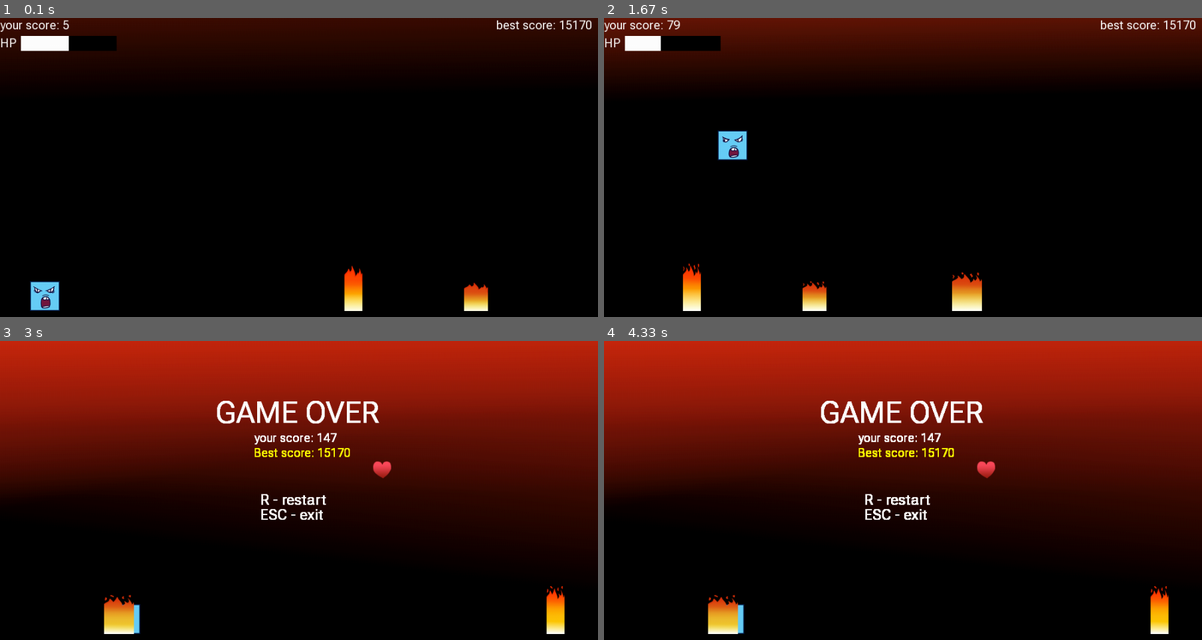
Above: before the commit, frames 1-4 (two rows, left to right).
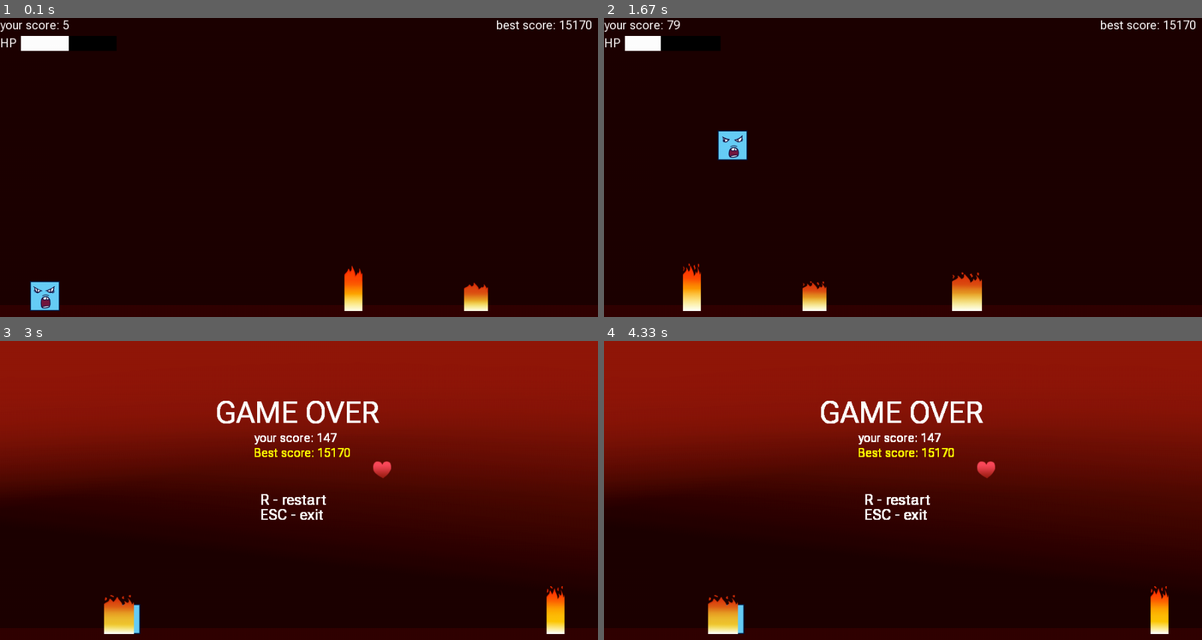
Above: after the commit, the same moments.

Repository: crawlic-stud/untitled-pygame
Game: pygame game, started from game.py
Two runs of this game, one before a commit and one after it. Both use one fixed random seed, a clock stepped at 60 frames per second and the inputs below.
Inputs:
- Up to frame 1 (0.1 s): no input
- Up to frame 2 (1.67 s): tap Esc at 0.33 s; tap Enter at 0.67 s; hold D 1-1.47 s; tap Space at 1.5 s
- Up to frame 3 (3 s): hold D 1.83-2.3 s; tap Space at 1.9, 2.2, 2.4, 2.7 s; hold A 2.33-2.87 s
- Up to frame 4 (4.33 s): no input

The runs differ from the first frame. In frame 1, 77% of the frame differs, in the area x 0-100%, y 0-100%; in frame 2, 84%; in frame 3, 61%; in frame 4, 61%.

Commit message:
new background

Diff:
--- a/game.py
+++ b/game.py
@@ -9,6 +9,7 @@
 pygame.display.set_caption('POOPRUN')
 
 clock = pygame.time.Clock()
+FPS = 60
 
 player_x = 50
 player_y = display_height - 60
@@ -117,22 +118,21 @@
 
 
 def draw_window(lives):
-    global anim_count
-    win.fill((0, 0, 0))
+    global anim_count, FPS
+    win.fill((30, 0, 0))
+    pygame.draw.rect(win, (50, 0, 0), (0, 480, 1000, 20))
 
     if anim_count + 1 >= 60:
         anim_count = 0
 
-    win.blit(background[anim_count//4], (0, 0))
-
     if left:
-        win.blit(walk_left[anim_count // 5], (player_x, player_y))
+        win.blit(walk_left[anim_count // (FPS//12)], (player_x, player_y))
         anim_count += 1
     elif right:
-        win.blit(walk_right[anim_count // 5], (player_x, player_y))
+        win.blit(walk_right[anim_count // (FPS//12)], (player_x, player_y))
         anim_count += 1
     else:
-        win.blit(player_stand[anim_count // 12], (player_x, player_y))
+        win.blit(player_stand[anim_count // (FPS//5)], (player_x, player_y))
         anim_count += 1
 
     for bullet in bullets:
@@ -162,14 +162,14 @@
 
 
 def draw_spikes(spikes, speed=6):
-    global anim_count
+    global anim_count, FPS
     for spike in spikes:
         if spike.width == 30:
-            win.blit(fire1[anim_count // 6], (spike.x, spike.y))
+            win.blit(fire1[anim_count // (FPS//10)], (spike.x, spike.y))
         elif spike.width == 40:
-            win.blit(fire2[anim_count // 6], (spike.x, spike.y))
+            win.blit(fire2[anim_count // (FPS//10)], (spike.x, spike.y))
         elif spike.width == 50:
-            win.blit(fire3[anim_count // 6], (spike.x, spike.y))
+            win.blit(fire3[anim_count // (FPS//10)], (spike.x, spike.y))
         spike.move(speed)
 
 
@@ -187,9 +187,9 @@
 def pause():
     paused = True
     while paused:
-        clock.tick(60)
-
-        print_text('PAUSED. Press ENTER to continue',display_width // 4 + 20, 200)
+        clock.tick(FPS)
+
+        print_text('PAUSED. Press ENTER to continue', display_width // 4 + 20, 200)
 
         for event in pygame.event.get():
             if event.type == pygame.QUIT:
@@ -215,7 +215,7 @@
 def game_over(points):
     win.blit(pygame.image.load('sprites/oof.png'), (0, 0))
     while True:
-        clock.tick(60)
+        clock.tick(FPS)
 
         if high_score(points):
             print_text('NEW BEST SCORE!!!', display_width // 4 + 80, 200, font_size=40, font_color=(255, 255, 0))
@@ -307,7 +307,7 @@
     button = Button(100, 30)
     while run:
 
-        clock.tick(60)
+        clock.tick(FPS)
         points += 1
 
         if points % 1000 == 0:
@@ -317,7 +317,7 @@
             index = random.randint(0, 2)
             width = [30, 40, 50]
             height = [80, 50, 65]
-            spikes.append(Object(500 + random.choice([1100, 1300, 1550]),
+            spikes.append(Object(1000 + random.randint(100, 1000),
                                  display_height - height[index] - 10, width[index], height[index]))
 
         # bugfix
